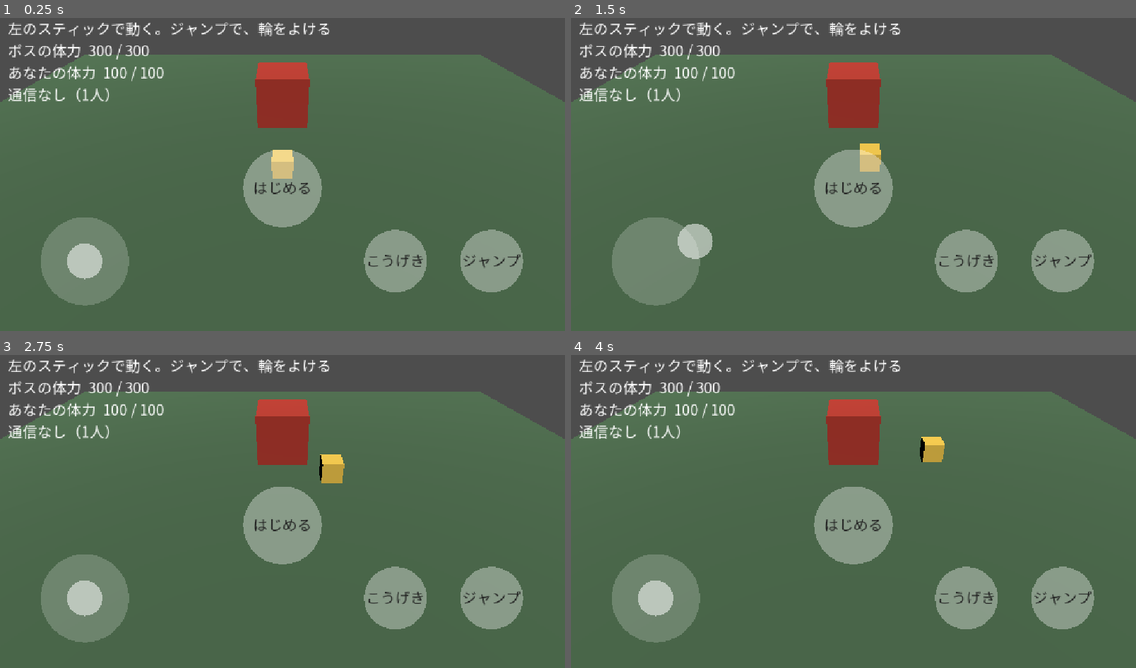
Above: before the commit, frames 1-4 (two rows, left to right).
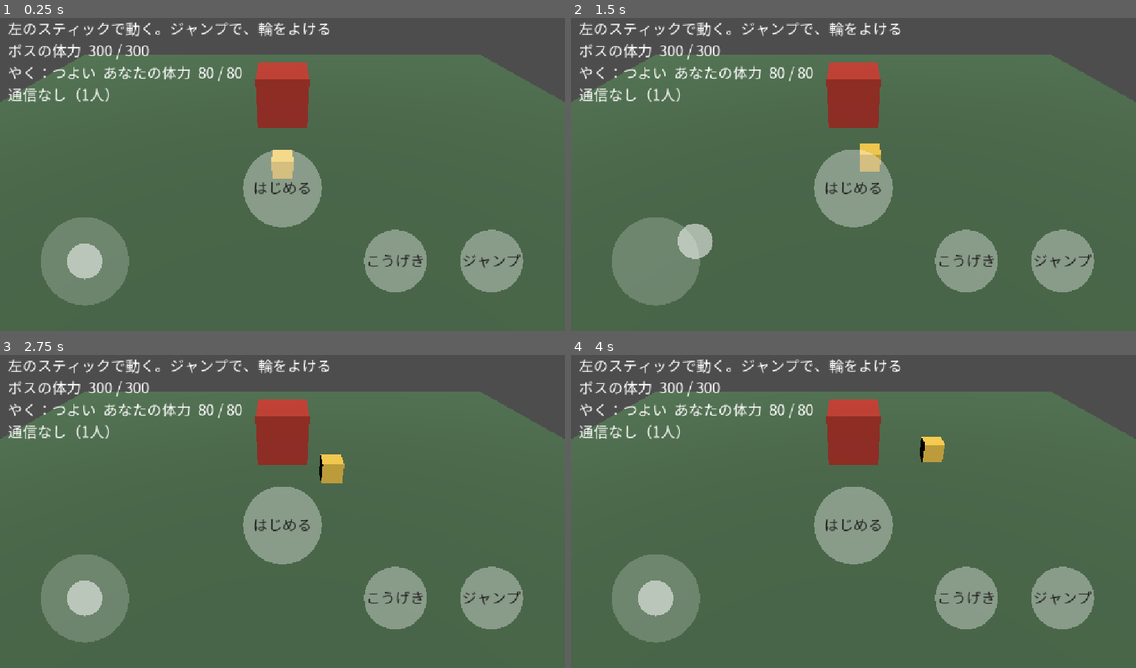
Above: after the commit, the same moments.

Repository: koyoy1016-gif/bigbusters-godot
Game: Godot game, scene res://scenes/prototype/stick_prototype.tscn
The game is run twice, just before and just after one commit, with the same random seed, the same clock (stepped at 60 frames per second) and the same inputs. This scene is started directly instead of the project's main scene.
Inputs (mouse positions are in pixels of both pictures, inside the frame that each line leads up to):
- Up to frame 1 (0.25 s): no input
- Up to frame 2 (1.5 s): tap Enter at 0.5 s; move the mouse to (977, 155) at 0.52 s; tap 1 at 0.6 s; click (977, 155) at 0.67 s; drag from (740, 187) to (825, 237) at 1.27 s
- Up to frame 3 (2.75 s): move the mouse to (339, 439) at 2.02 s; tap 1 at 2.1 s; click (339, 439) at 2.17 s
- Up to frame 4 (4 s): drag from (825, 574) to (684, 461) at 2.77 s; move the mouse to (1023, 558) at 3.52 s; tap 1 at 3.6 s; click (1023, 558) at 3.67 s

The runs differ from the first frame. In frame 1, 0.7% of the frame differs, in the area x 1-43%, y 15-21%; in frame 2, 0.7%; in frame 3, 0.7%; in frame 4, 0.7%.

Commit message:
試作（5つ目）：4つの役割（仮）を追加。枠ごとに体力・速さ・こうげき・ジャンプが違う
Co-Authored-By: Claude Sonnet 5.5 <noreply@anthropic.com>
Claude-Session: https://claude.ai/code/session_01U5QjkxQPQVJ9bA9eQTVgJt

Diff:
--- a/data/prototype_stick.json
+++ b/data/prototype_stick.json
@@ -106,5 +106,40 @@
   "room_you": "あなた",
   "player_down_color": "#555555",
   "player_hit_color": "#ffffff",
-  "round_future_sec": 10.0
+  "round_future_sec": 10.0,
+  "roles": {
+    "p1": {
+      "hp": 80.0,
+      "move_speed": 6.0,
+      "jump_speed": 8.0,
+      "attack_power": 15.0,
+      "attack_cooldown_sec": 0.4,
+      "name": "つよい"
+    },
+    "p2": {
+      "hp": 160.0,
+      "move_speed": 5.0,
+      "jump_speed": 8.0,
+      "attack_power": 7.0,
+      "attack_cooldown_sec": 0.4,
+      "name": "かたい"
+    },
+    "p3": {
+      "hp": 100.0,
+      "move_speed": 9.0,
+      "jump_speed": 8.0,
+      "attack_power": 9.0,
+      "attack_cooldown_sec": 0.25,
+      "name": "はやい"
+    },
+    "p4": {
+      "hp": 90.0,
+      "move_speed": 6.0,
+      "jump_speed": 11.0,
+      "attack_power": 10.0,
+      "attack_cooldown_sec": 0.4,
+      "name": "とぶ"
+    }
+  },
+  "role_label": "やく"
 }
--- a/scripts/prototype/stick_prototype.gd
+++ b/scripts/prototype/stick_prototype.gd
@@ -111,7 +111,7 @@
 	font = load(str(config["ui_font_path"])) as Font
 	ground_y = float(config["player_size"]) * 0.5
 	boss_hp = float(config["boss_hp"])
-	my_hp = float(config["player_hp"])
+	my_hp = role_value("hp")
 	_build_world()
 	_build_ui()
 	if use_network:
@@ -210,7 +210,7 @@
 
 func _process(delta: float) -> void:
 	var move := Vector2.ZERO if downed else stick_vec
-	player.position = StickMath.step_position(player.position, move, float(config["move_speed"]), delta, float(config["bounds"]))
+	player.position = StickMath.step_position(player.position, move, role_value("move_speed"), delta, float(config["bounds"]))
 	var r := StickMath.jump_update(player.position.y, velocity_y, delta, float(config["gravity"]), ground_y)
 	player.position.y = r.x
 	velocity_y = r.y
@@ -266,7 +266,18 @@
 	if downed:
 		return
 	if is_equal_approx(player.position.y, ground_y):
-		velocity_y = float(config["jump_speed"])
+		velocity_y = role_value("jump_speed")
+
+
+## 自分の役割（枠で決まる。通信なしのときは p1）。数値は data の roles（仮）
+func role() -> Dictionary:
+	var slot := str(net_state.get("slot", ""))
+	var roles: Dictionary = config["roles"]
+	return roles.get(slot if roles.has(slot) else "p1", {})
+
+
+func role_value(key: String) -> float:
+	return float(role().get(key, config.get(key, 0.0)))
 
 
 ## 戦いの最中か（始まっていて、まだ終わっていない）
@@ -298,7 +309,7 @@
 	lost = false
 	downed = false
 	my_hits = 0.0
-	my_hp = float(config["player_hp"])
+	my_hp = role_value("hp")
 	boss.visible = true
 	boss_hp = float(config["boss_hp"])
 	last_strike = Pattern.strike_index((server_now_ms() - start_ms) / 1000.0, float(config["slam_first_delay_sec"]), float(config["slam_interval_sec"]))
@@ -316,8 +327,8 @@
 	var reach := float(config["attack_reach"]) + float(config["boss_size"]) * 0.5
 	if not Damage.in_reach(player.position, boss.position, reach):
 		return false
-	attack_cooldown = float(config["attack_cooldown_sec"])
-	my_hits += Damage.damage_amount(float(config["attack_power"]), float(config["attack_multiplier"]))
+	attack_cooldown = role_value("attack_cooldown_sec")
+	my_hits += Damage.damage_amount(role_value("attack_power"), float(config["attack_multiplier"]))
 	_recompute_boss_hp()
 	if net_active:
 		bridge.send_hits(my_hits)
@@ -414,6 +425,8 @@
 func apply_net_state(state: Dictionary) -> void:
 	net_state = state
 	var me := str(state.get("slot", ""))
+	if round_start_ms <= 0.0:
+		my_hp = role_value("hp")
 	var members: Array = state.get("members", [])
 	others_hits = BossSync.others_total(state.get("hits", {}), me, members)
 	# 戦いの開始：新しい開始の時刻が来たら、始める。古すぎる時刻（前の日の戦いなど）は無視する
@@ -537,7 +550,7 @@
 	overlay.draw_string(font, Vector2(16, fs * 1.4), str(config["hint"]), HORIZONTAL_ALIGNMENT_LEFT, -1, fs, text_color)
 	var hp_text := str(config["boss_hp_label"]) + "  " + str(ceili(boss_hp)) + " / " + str(int(config["boss_hp"]))
 	overlay.draw_string(font, Vector2(16, fs * 2.9), hp_text, HORIZONTAL_ALIGNMENT_LEFT, -1, fs, text_color)
-	var my_text := str(config["player_hp_label"]) + "  " + str(ceili(my_hp)) + " / " + str(int(config["player_hp"]))
+	var my_text := str(config["role_label"]) + "：" + str(role().get("name", "")) + "  " + str(config["player_hp_label"]) + "  " + str(ceili(my_hp)) + " / " + str(int(role_value("hp")))
 	if downed:
 		my_text += "  " + str(config["down_text"])
 	overlay.draw_string(font, Vector2(16, fs * 4.4), my_text, HORIZONTAL_ALIGNMENT_LEFT, -1, fs, text_color)
--- a/tests/test_stick_prototype.gd
+++ b/tests/test_stick_prototype.gd
@@ -17,6 +17,21 @@
 	else:
 		print("FAIL ", msg)
 		failures += 1
+
+
+func _unique(a: Array) -> bool:
+	for i in a.size():
+		for j in range(i + 1, a.size()):
+			if a[i] == a[j]:
+				return false
+	return true
+
+
+func _role_names(d: Dictionary) -> String:
+	var t := ""
+	for k in d["roles"]:
+		t += str(d["roles"][k]["name"])
+	return t
 
 
 func _initialize() -> void:
@@ -84,7 +99,7 @@
 		check(float(d["stick_zone_max_x_frac"]) <= float(d["button_zone_min_x_frac"]), "スティックとボタンの領域が重ならない")
 		var font := load(str(d["ui_font_path"])) as Font
 		check(font != null, "日本語のフォントが読める")
-		var text := str(d["hint"]) + str(d["button_label"]) + str( …(386 unchanged characters)… d["team_label"]) + str(d["room_you"]) + "0123456789/：（）"
+		var text := str(d["hint"]) + str(d["button_label"]) + str( …(386 unchanged characters)… d["team_label"]) + str(d["room_you"]) + str(d["role_label"]) + _role_names(d) + "0123456789/：（）"
 		var missing := ""
 		for ch in text:
 			if ch != " " and font != null and not font.has_char(ch.unicode_at(0)):
@@ -145,7 +160,7 @@
 		check(s2.boss_hp == hp0, "遠いときは、ボスの体力は減らない")
 		s2.player.position = Vector3(0.0, s2.ground_y, float(cfg2["boss_position"][1]) + 2.0)
 		check(s2.attack(), "近くで、こうげきが当たる")
-		check(is_equal_approx(s2.boss_hp, hp0 - float(cfg2["attack_power"])), "当たると、攻撃力のぶん体力が減る")
+		check(is_equal_approx(s2.boss_hp, hp0 - s2.role_value("attack_power")), "当たると、攻撃力のぶん体力が減る")
 		check(not s2.attack(), "待ち時間の内は、もう一度は当たらない")
 		s2.attack_cooldown = 0.0
 		var attack_at: Vector2 = Vector2(SCREEN.x * cfg2["attack_center_frac"][0], SCREEN.y * cfg2["attack_center_frac"][1])
@@ -162,7 +177,7 @@
 		check(s2.round_active() and not s2.won and s2.boss.visible and s2.my_hits == 0.0 and s2.boss_hp == float(cfg2["boss_hp"]), "もういちどで、体力が元に戻り、また始まる")
 
 		# ボスの範囲攻撃：予告 → 一撃。輪の中で地面にいると当たり、ジャンプでよけられる
-		var hp_full: float = float(cfg2["player_hp"])
+		var hp_full: float = s2.role_value("hp")
 		var t0: float = s2.round_start_ms
 		var first_ms: float = float(cfg2["slam_first_delay_sec"]) * 1000.0
 		s2.player.position = Vector3(0.0, s2.ground_y, float(cfg2["boss_position"][1]) + 2.0)
@@ -197,6 +212,37 @@
 		root.remove_child(s2)
 		s2.free()
 
+	# 役割（仮）：枠ごとに強さが違う
+	var packed4 := load(SCENE) as PackedScene
+	if packed4 != null:
+		var s4: Node = packed4.instantiate()
+		root.add_child(s4)
+		if s4.get_node_or_null("Boss") == null:
+			s4._ready()
+		var roles: Dictionary = s4.config["roles"]
+		check(roles.size() == 4 and roles.has("p1") and roles.has("p4"), "役割が4つある（p1〜p4）")
+		var names := []
+		for k in roles:
+			names.append(roles[k]["name"])
+		check(names.size() == 4 and _unique(names), "4つの役割の名前は、すべて違う")
+		for slot in ["p1", "p2", "p3", "p4"]:
+			s4.net_state = {"slot": slot}
+			check(s4.role_value("hp") == float(roles[slot]["hp"]) and s4.role_value("move_speed") == float(roles[slot]["move_speed"]), "枠 %s：体力と速さが、役割どおり" % slot)
+		s4.net_state = {"slot": "p2"}
+		var hp_p2: float = s4.role_value("hp")
+		s4.net_state = {"slot": "p1"}
+		check(hp_p2 > s4.role_value("hp"), "p2（かたい）は、p1（つよい）より体力が多い")
+		check(roles["p1"]["attack_power"] > roles["p2"]["attack_power"], "p1（つよい）は、p2（かたい）よりこうげきが強い")
+		check(roles["p3"]["move_speed"] > roles["p1"]["move_speed"] and roles["p3"]["attack_cooldown_sec"] < roles["p1"]["attack_cooldown_sec"], "p3（はやい）は、速く動け、連続でこうげきできる")
+		check(roles["p4"]["jump_speed"] > roles["p1"]["jump_speed"], "p4（とぶ）は、高く跳べる")
+		s4.net_state = {}
+		check(s4.role_value("hp") == float(roles["p1"]["hp"]), "通信なしのときは、p1の役割")
+		s4.net_state = {"slot": "p4"}
+		s4.jump()
+		check(is_equal_approx(s4.velocity_y, float(roles["p4"]["jump_speed"])), "跳ぶ強さに、役割が効く")
+		root.remove_child(s4)
+		s4.free()
+
 	# 通信（偽のブラウザで確かめる）
 	check(Proto.pick_room_code("2468", "1111", 4) == "2468", "URLの合言葉が正しければ、それを使う")
 	check(Proto.pick_room_code("24a8", "1111", 4) == "1111", "URLの合言葉が不正なら、既定の合言葉")
@@ -240,8 +286,8 @@
 		check(sent.any(func(t): return str(t).begins_with("window.bbFirebase.sendPosition(0.5, 0.5)")), "自分の位置を送る（中心は 0.5, 0.5）")
 		s3.player.position = Vector3(0.0, s3.ground_y, float(s3.config["boss_position"][1]) + 2.0)
 		s3.attack_cooldown = 0.0
-		check(s3.attack() and is_equal_approx(s3.boss_hp, float(s3.config["boss_hp"]) - 40.0), "こうげきで、体力はほかの人の分と合わせて減る")
-		check(sent.any(func(t): return str(t).begins_with("window.bbFirebase.sendHits(10")), "与えたダメージを送る")
+		check(s3.attack() and is_equal_approx(s3.boss_hp, float(s3.config["boss_hp"]) - 30.0 - s3.role_value("attack_power")), "こうげきで、体力はほかの人の分と合わせて減る")
+		check(sent.any(func(t): return str(t).begins_with("window.bbFirebase.sendHits(15")), "与えたダメージを送る")
 		s3.apply_net_state({"slot": "p1", "positions": {}, "hits": {"p2": 30}})
 		check(not s3.others.has("p2"), "ほかの人が抜けたら、箱を消す")
 		s3.apply_net_state({"slot": "p1", "hits": {"p2": 395}, "round": 5000000})
Not shown, changed: NOTES.md
